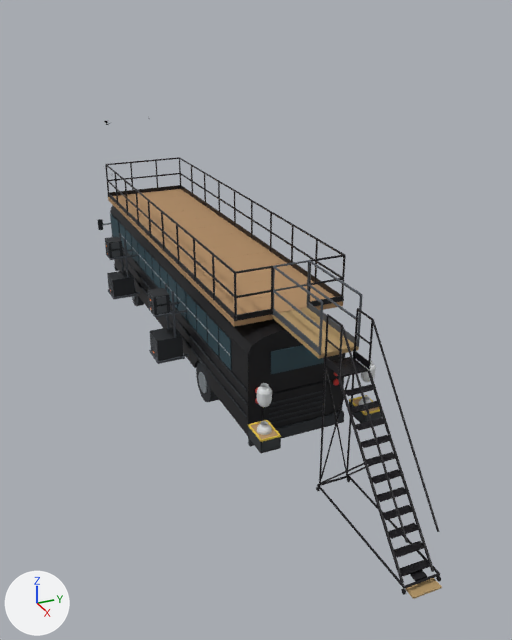
Renders of the glTF model site/assets/models/baaabs-subframe-study-v1.glb from each side of a commit.
One viewpoint serves both versions: a 50 mm camera at (18.5, -6.6, 9.7) aimed at (2.7, 0.5, 1.8). Arrows for +X, +Y and +Z are at lower left; the lights stay in place. The picture after the commit comes second. Where no turn or scale is listed for an object, it has been applied to the vertices.

The older version as bpy lines, for what is in view:
```python
ob_bus__body_96in_wide = bpy.data.objects.new('Bus__Body_96in_wide', me_cube_374)
ob_bus__body_96in_wide.location = (0.0, 0.0, 1.72)
ob_dancefloor_section_05 = bpy.data.objects.new('Dancefloor_section_05', me_cube_005)
ob_dancefloor_section_05.location = (-1.42, 0.0, 3.34)
ob_dancefloor_section_06 = bpy.data.objects.new('Dancefloor_section_06', me_cube_006)
ob_dancefloor_section_06.location = (-0.47, 0.0, 3.34)
ob_dancefloor_section_07 = bpy.data.objects.new('Dancefloor_section_07', me_cube_007)
ob_dancefloor_section_07.location = (0.47, 0.0, 3.34)
ob_dancefloor_section_08 = bpy.data.objects.new('Dancefloor_section_08', me_cube_008)
ob_dancefloor_section_08.location = (1.42, 0.0, 3.34)
ob_dancefloor_section_09 = bpy.data.objects.new('Dancefloor_section_09', me_cube_009)
ob_dancefloor_section_09.location = (2.37, 0.0, 3.34)
ob_dancefloor_section_10 = bpy.data.objects.new('Dancefloor_section_10', me_cube_010)
ob_dancefloor_section_10.location = (3.32, 0.0, 3.34)
ob_dancefloor_section_11 = bpy.data.objects.new('Dancefloor_section_11', me_cube_011)
ob_dancefloor_section_11.location = (4.27, 0.0, 3.34)
ob_dancefloor_section_12 = bpy.data.objects.new('Dancefloor_section_12', me_cube_012)
ob_dancefloor_section_12.location = (5.22, 0.0, 3.34)
# also in view: 'Toe_board_1' at (0.0, 1.3, 3.5); 'Bus__Rear_engine_hatch' at (6.1, 0.0, 1.2); 'Bus__Roof_126in_high' at (0.0, 0.0, 3.0); 'Poofer_aft_15deg_riser_visual_Right' at (7.8, 1.2, 5.5); 'Bus__Bumper.001' at (6.2, 0.0, 0.6)
```
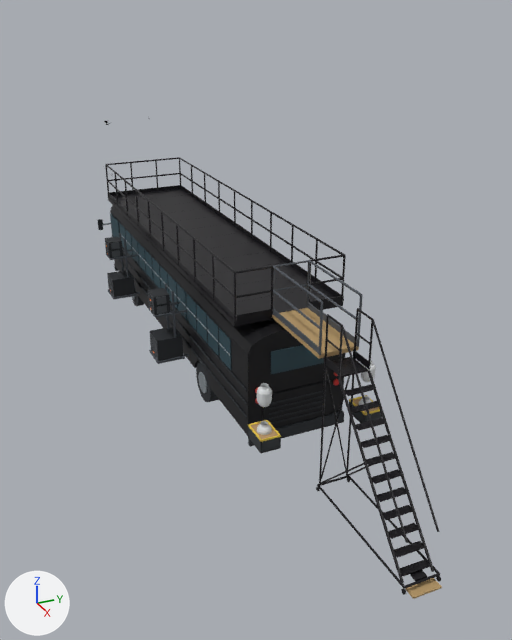
Boxes (x1, y1, x2, y2) around the edits, measured in the pictures (512 x 640 px):
'Dancefloor_section_12', recoloured (brown to black)
    both: (218, 287, 343, 326)
'Dancefloor_section_11', recoloured (brown to black)
    both: (203, 274, 320, 310)
'Dancefloor_section_09', recoloured (brown to black)
    both: (178, 252, 278, 282)
'Dancefloor_section_10', recoloured (brown to black)
    both: (190, 264, 302, 295)
'Dancefloor_section_08', recoloured (brown to black)
    both: (166, 242, 270, 270)
'Dancefloor_section_07', recoloured (brown to black)
    both: (156, 232, 256, 259)
'Dancefloor_section_06', recoloured (brown to black)
    both: (147, 224, 242, 248)
'Dancefloor_section_05', recoloured (brown to black)
    both: (138, 216, 230, 239)
'Dancefloor_section_04', recoloured (brown to black)
    both: (129, 208, 219, 230)
'Dancefloor_section_03', recoloured (brown to black)
    both: (122, 201, 207, 222)
'Dancefloor_section_02', recoloured (brown to black)
    both: (115, 195, 197, 214)
'Dancefloor_section_01', recoloured (brown to black)
    both: (108, 189, 189, 207)

The change in detail:
Material 'Study_deck_128' (mat_study_deck_128) changes colour from brown #ad8961 to black #18161b; in linear values from (0.42, 0.25, 0.12) to (0.009, 0.008, 0.011).
